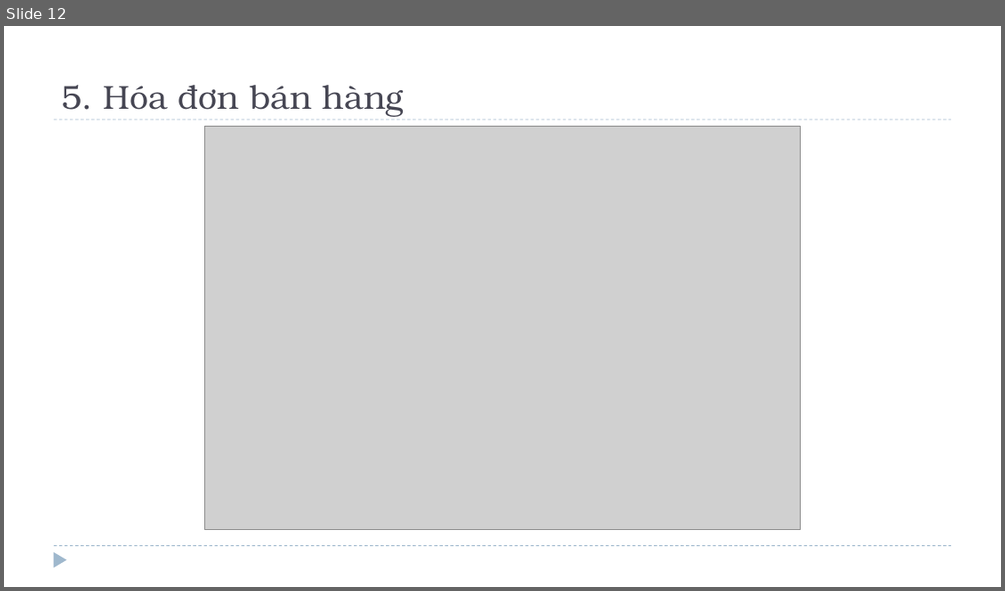
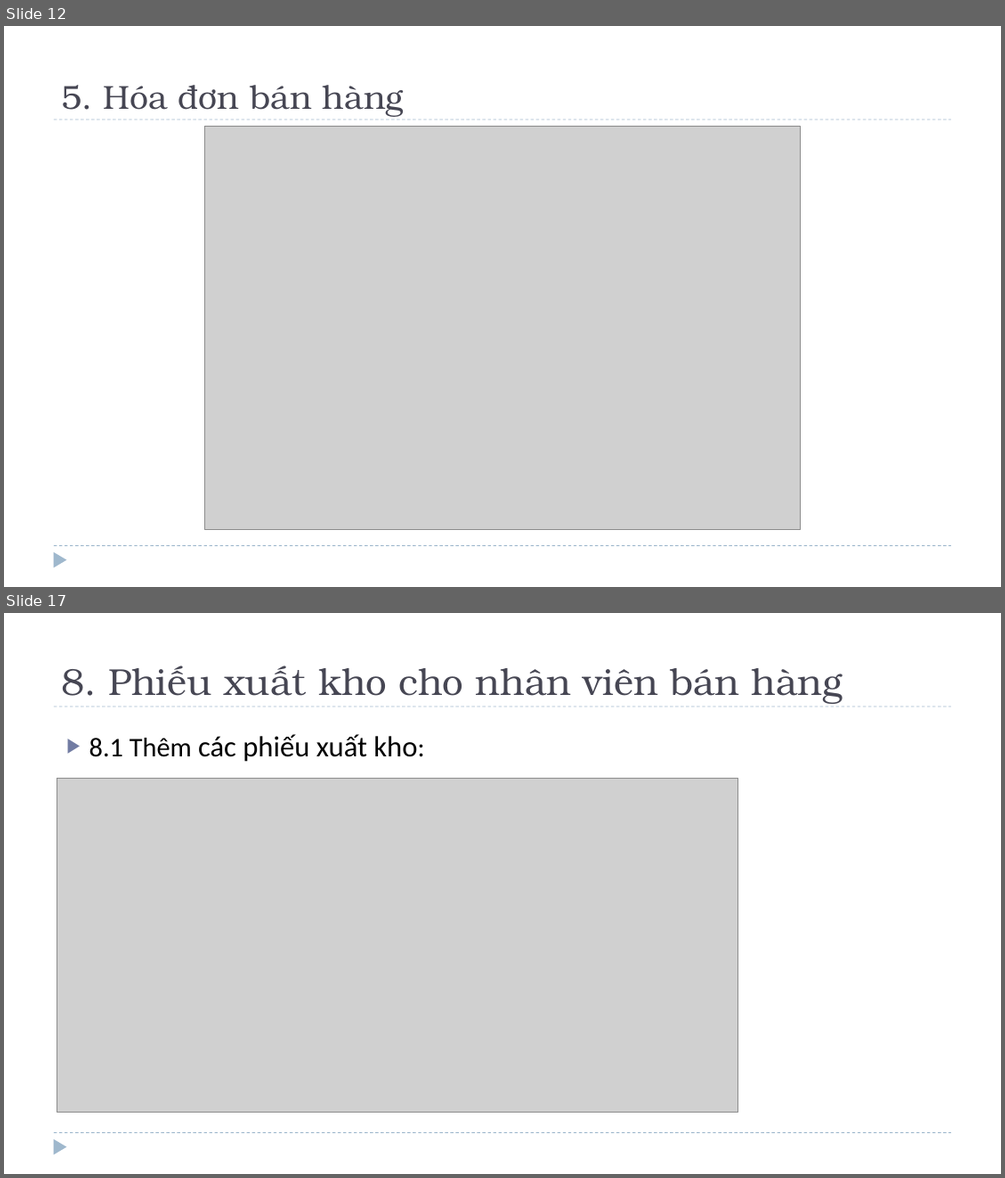
Before and after one commit to ProjectEJB/Project, a slide deck: SaleManager/Tài Liệu/ThuyetTrinh.pptx. Shown one above the other, each under a label of ours: slide 12 before the commit, slides 12 and 17 after it; the slides between them are not shown. The pictures are 1005x591 and 1005x1178 pixels, drawn with LibreOffice and Linux fonts; fonts in the diff are those of the drawing; grey boxes stand for pictures. Boxes give left, top, right and bottom in pixels: in the first picture for what was removed or moved away, otherwise in the second. Text is boxed around its words. In the diff, an @@ line names an element or a change of style, - is before the commit and + after.

```diff
--- a/SaleManager/Tài Liệu/ThuyetTrinh.pptx
+++ b/SaleManager/Tài Liệu/ThuyetTrinh.pptx
@@ slide 17 added at [4,613,1001,1174], background #FFFFFF; not listed: 3 template elements that a slide beside it also shows @@
@@ title added at [61,666,842,704], 36 pt, text #464653 @@
+8. Phiếu xuất kho cho nhân viên bán hàng
@@ text added at [89,734,417,762], 28 pt, text #000000 @@
+▶ 8.1 Thêm các phiếu xuất kho:
@@ picture added at [57,779,737,1111] @@
```
Also in this commit, not shown: 2 slides changed, 11 other slides added, 1 slide removed, 2 other files.
